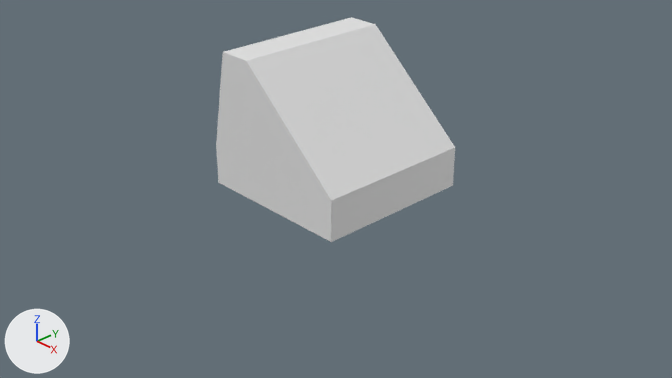
The Blender file Blender/roundtelephone.blend, before and after one commit.
Before and after are seen from the file's camera 'Camera'. Arrows for +X, +Y and +Z are at lower left; the lights stay in place.

Before the edit, the objects in view are built like this:
```python
me_plane = bpy.data.meshes.new('Plane')
me_plane.from_pydata(...)  # 12 vertices, 10 faces; spans x -1.0..1.0, y -1.0..1.0, z 0.0..1.7
ob_plane = bpy.data.objects.new('Plane', me_plane)
ob_plane.location = (0.0, 0.0, 0.0)
```
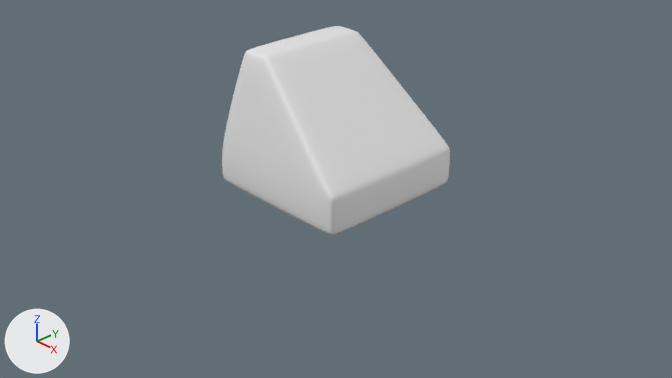
Where the change shows, as pixel boxes [x1, y1, x2, y2] in the pictures (672 x 378 px; the box of a moved part takes in the faces that stretch with it):
'Plane', reshaped, modifiers changed (7% shorter): before [216, 17, 455, 242]; after [222, 26, 450, 235]
part 1 of me_plane, moved or reshaped: before [216, 17, 455, 201]; after [224, 26, 449, 198]

Patch to the scene script:
```diff
--- a/Blender/roundtelephone.blend.py
+++ b/Blender/roundtelephone.blend.py
@@ me_plane @@
 me_plane.from_pydata(...)  # 12 vertices, 10 faces; spans x -1.0..1.0, y -1.0..1.0, z 0.0..1.7
 # used by ob_plane; location = (0.0, 0.0, 0.0)
-me_plane.vertices[8].co = (-0.77, -1.0, 1.7)  # pixel (222, 51)
-me_plane.vertices[9].co = (-0.35, -1.0, 1.7)  # pixel (246, 60)
-me_plane.vertices[10].co = (-0.77, 1.0, 1.7)  # pixel (351, 17)
-me_plane.vertices[11].co = (-0.35, 1.0, 1.7)  # pixel (375, 24)
+# me_plane part 1
+me_plane.vertices[8].co = (-0.77, -0.74, 1.7)
+me_plane.vertices[9].co = (-0.35, -0.74, 1.7)
+me_plane.vertices[10].co = (-0.77, 0.74, 1.7)
+me_plane.vertices[11].co = (-0.35, 0.74, 1.7)
@@ ob_plane @@
 ob_plane.location = (0.0, 0.0, 0.0)
+_m = ob_plane.modifiers.new('Bevel', 'BEVEL')
+_m.segments = 2
+_m = ob_plane.modifiers.new('Subdivision', 'SUBSURF')
+_m.levels = 2
```
